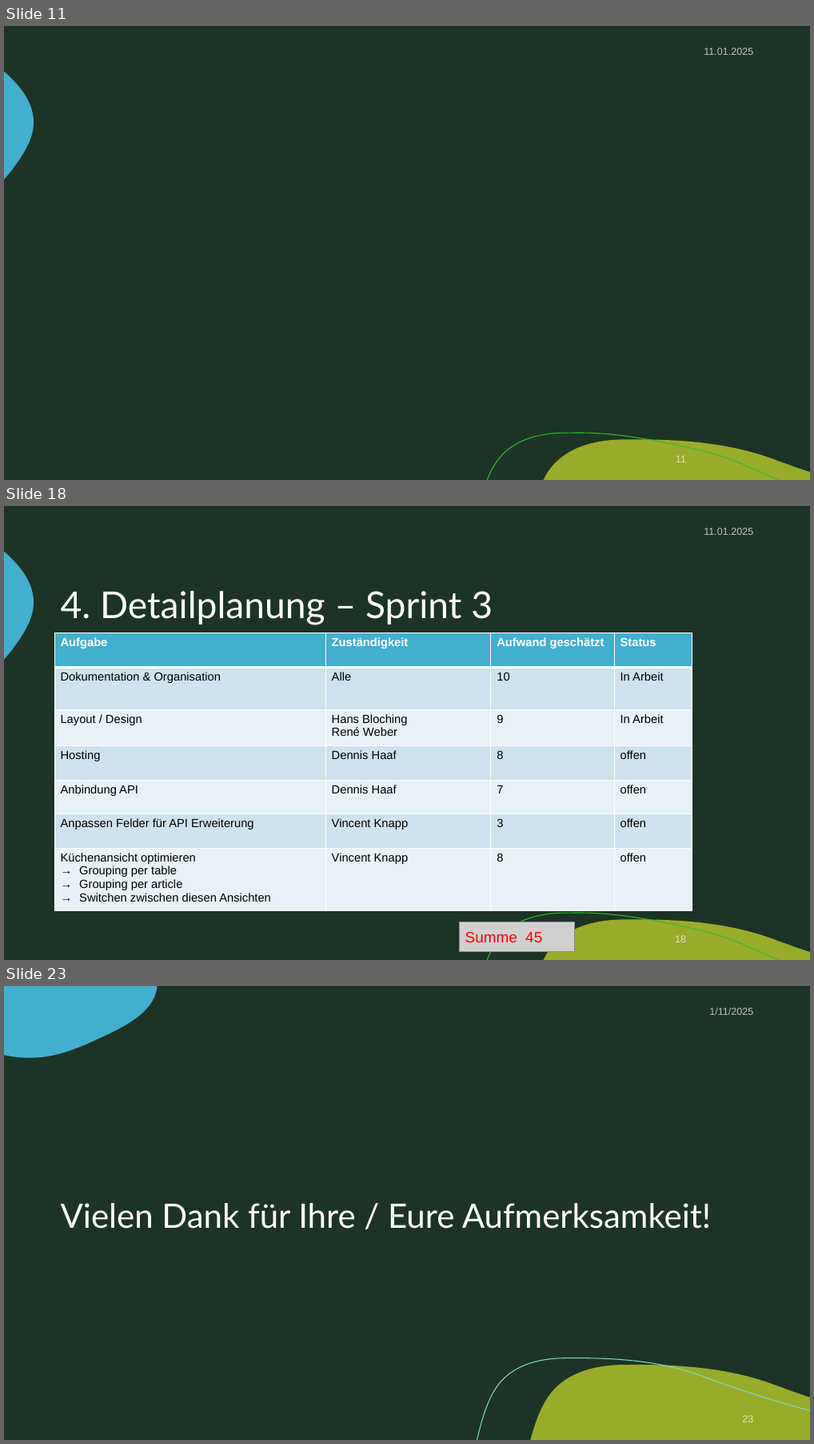
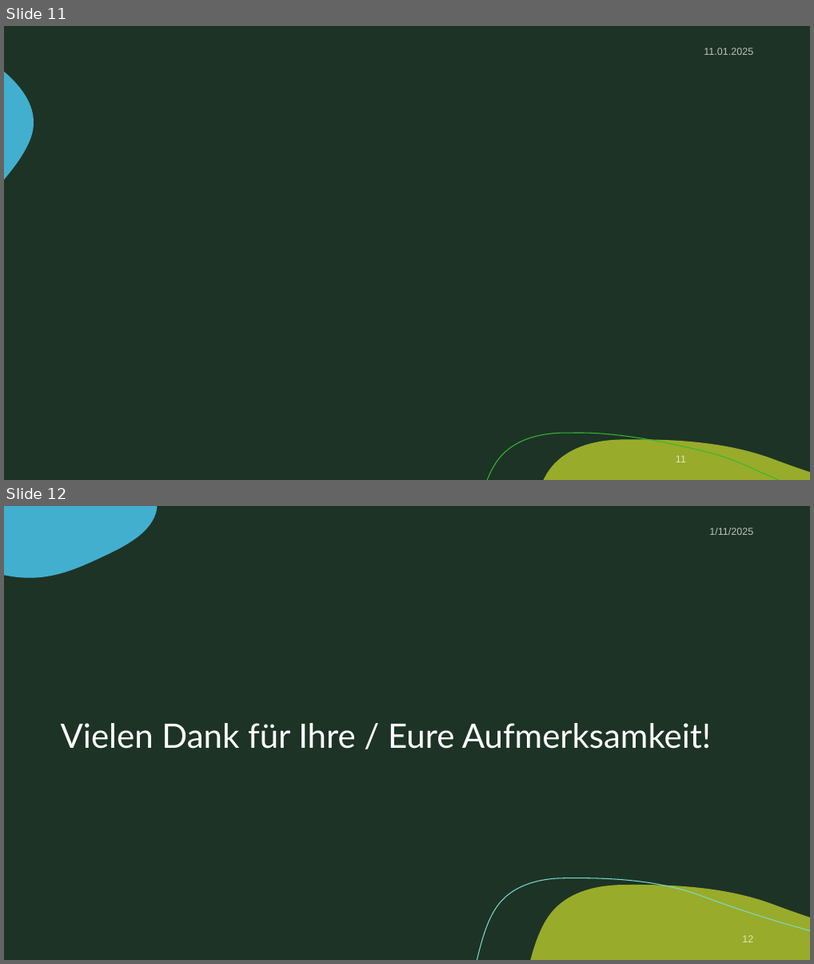
Before and after one commit to zIExpantion/ZumGelbenBach, a slide deck: Dokumente/Sprint-Backlog/Sprint-Backlog3.pptx. Shown one above the other, each under a label of ours: slides 11, 18 and 23 before the commit, slides 11 and 12 after it; the slides between them are not shown. The pictures are 814x1444 and 814x964 pixels, drawn with LibreOffice and Linux fonts; fonts in the diff are those of the drawing; grey boxes stand for pictures; background and template pictures are left out. Boxes give left, top, right and bottom in pixels: in the first picture for what was removed or moved away, otherwise in the second. Text is boxed around its words. In the diff, an @@ line names an element or a change of style, - is before the commit and + after.

```diff
--- a/Dokumente/Sprint-Backlog/Sprint-Backlog3.pptx
+++ b/Dokumente/Sprint-Backlog/Sprint-Backlog3.pptx
@@ slide 18 removed at (4, 506, 810, 960), background #1D3326; not listed: 3 template elements that a slide beside it also shows @@
@@ text removed at (704, 528, 754, 535) @@
-11.01.2025
@@ title removed at (61, 591, 493, 625) @@
-4. Detailplanung – Sprint 3
@@ table removed at (54, 633, 693, 911), 7 rows, 4 columns @@
-Aufgabe | Zuständigkeit | Aufwand geschätzt | Status
-Dokumentation & Organisation | Alle | 10 | In Arbeit
-Layout / Design | Hans Bloching / René Weber | 9 | In Arbeit
-Hosting | Dennis Haaf | 8 | offen
-Anbindung API | Dennis Haaf | 7 | offen
-Anpassen Felder für API Erweiterung | Vincent Knapp | 3 | offen
-Küchenansicht optimieren / Grouping per table / Grouping per article / Switchen zwischen diesen Ansichten | Vincent Knapp | 8 | offen
@@ picture removed at (459, 922, 574, 952) @@
@@ text removed at (466, 932, 542, 942) @@
-Summe 45
@@ page number removed at (675, 935, 686, 942) @@
-18
@@ what was slide 23 is now slide 12 @@
@@ page number at (742, 935, 754, 942): text changed @@
-23
+12
```
Also in this commit, not shown: 4 slides changed, 10 other slides removed, 2 other files.
